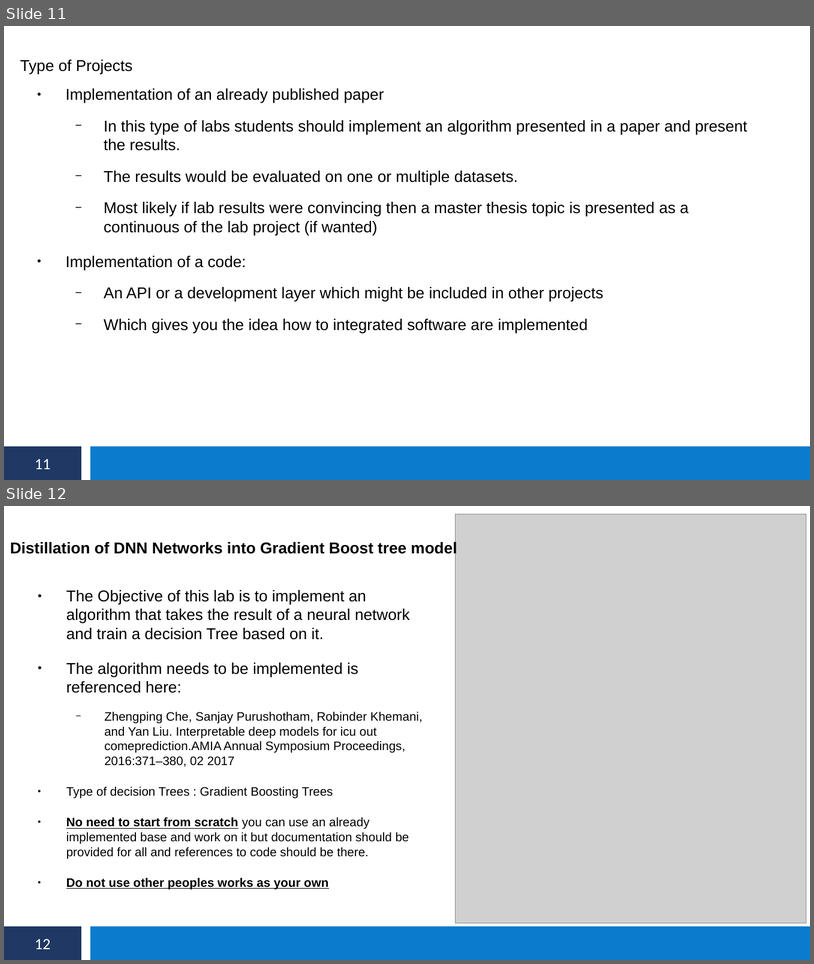
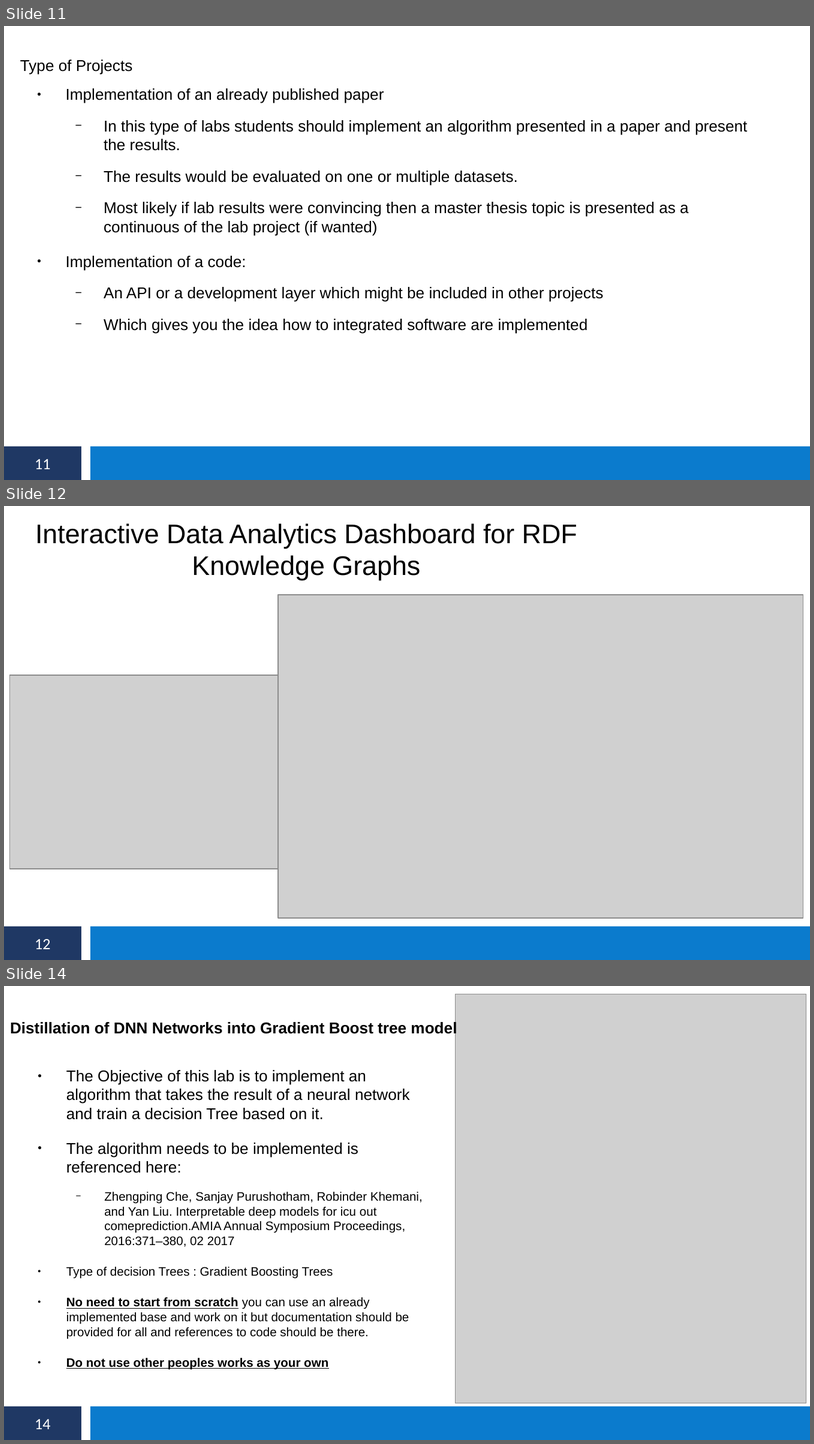
Before and after one commit to s6fikass/semanticweblab2020-2021, a slide deck: Lab Slides/01-Intro.pptx. Shown one above the other, each under a label of ours: slides 11 and 12 before the commit, slides 11, 12 and 14 after it; the slides between them are not shown. The pictures are 814x964 and 814x1444 pixels, drawn with LibreOffice and Linux fonts; fonts in the diff are those of the drawing; grey boxes stand for pictures. Boxes give left, top, right and bottom in pixels: in the first picture for what was removed or moved away, otherwise in the second. Text is boxed around its words. In the diff, an @@ line names an element or a change of style, - is before the commit and + after.

```diff
--- a/Lab Slides/01-Intro.pptx
+++ b/Lab Slides/01-Intro.pptx
@@ slide 12 added at <box>4,506,810,960</box>, background #FFFFFF; not listed: 3 template elements that a slide beside it also shows @@
@@ text added at <box>35,523,578,580</box>, 24 pt, text #000000 @@
+Interactive Data Analytics Dashboard for RDF Knowledge Graphs
@@ picture added at <box>278,595,803,918</box> @@
@@ picture added at <box>9,675,278,869</box> @@
@@ what was slide 12 is now slide 14 @@
@@ page number at <box>35,1419,50,1429</box>: text changed @@
-12
+14
```
Also in this commit, not shown: 1 slide changed, 1 other slide added.
